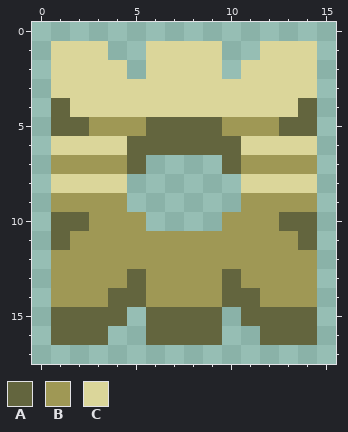
Edited in one commit: pixel-art sprite (assets/SETTINGSbutton.png). This is how it looked before the edit.
The file is 16x18 pixels.
Palette (. is transparent): A #63653e  B #9f9855  C #dbd69a
Pixels before, first column x 1:
 1 CCC..CCCC..CCC
 2 CCCC.CCCC.CCCC
 3 CCCCCCCCCCCCCC
 4 ACCCCCCCCCCCCA
 5 AABBBAAAABBBAA
 6 CCCCAAAAAACCCC
 7 BBBBA....ABBBB
 8 CCCC......CCCC
 9 BBBB......BBBB
10 AABBB....BBBAA
11 ABBBBBBBBBBBBA
12 BBBBBBBBBBBBBB
13 BBBBABBBBABBBB
14 BBBAABBBBAABBB
15 AAAA.AAAA.AAAA
16 AAA..AAAA..AAA
And afterwards:
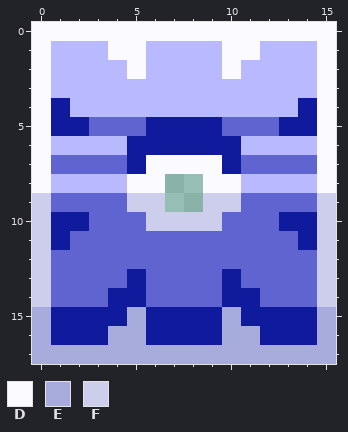
Colours new in this view: D #fafaff  E #a8acdd  F #cdceec
Difference:
colour A: #63653e -> #101a9d
colour B: #9f9855 -> #5f64d0
colour C: #dbd69a -> #b8b9ff
Changed rows in their new state; - is a pixel that keeps its letter.
first column x 0:
 0 DDDDDDDDDDDDDDDD
 1 D---DD----DD---D
 2 D----D----D----D
 3 D--------------D
 4 D--------------D
 5 D--------------D
 6 D--------------D
 7 D-----DDDD-----D
 8 D----DD--DD----D
 9 F----FF--FF----F
10 F-----FFFF-----F
11 F--------------F
12 F--------------F
13 F--------------F
14 F--------------F
15 E----E----E----E
16 E---EE----EE---E
17 EEEEEEEEEEEEEEEE
Where, in picture pixels (left, top, right, bottom), the same in both pictures:
changed: (32, 22, 336, 364)
